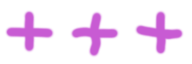
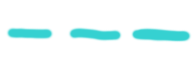
Comparing the layer stacks of the two 192x64 images. Changes:
added group "HealthParticlesMinus.png" with 1 layers above "HealthParticles.png" over [5, 26, 192, 43]
added layer "Layer 2" in group "HealthParticlesMinus.png" over [5, 26, 192, 43]
hid group "HealthParticles.png" (1 layers) over [5, 10, 185, 58]
